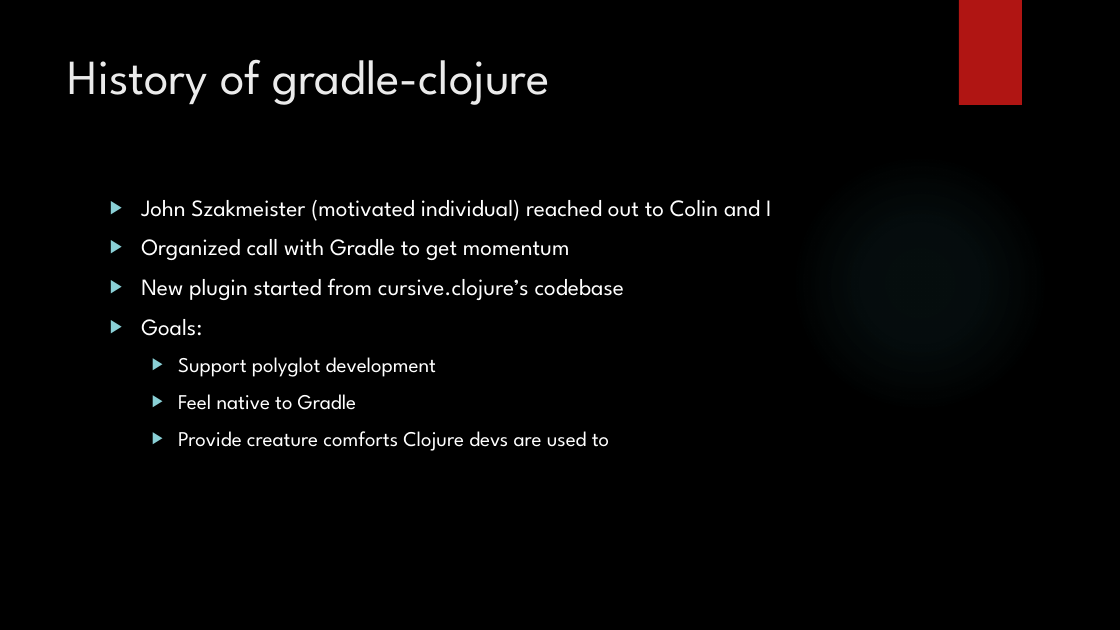
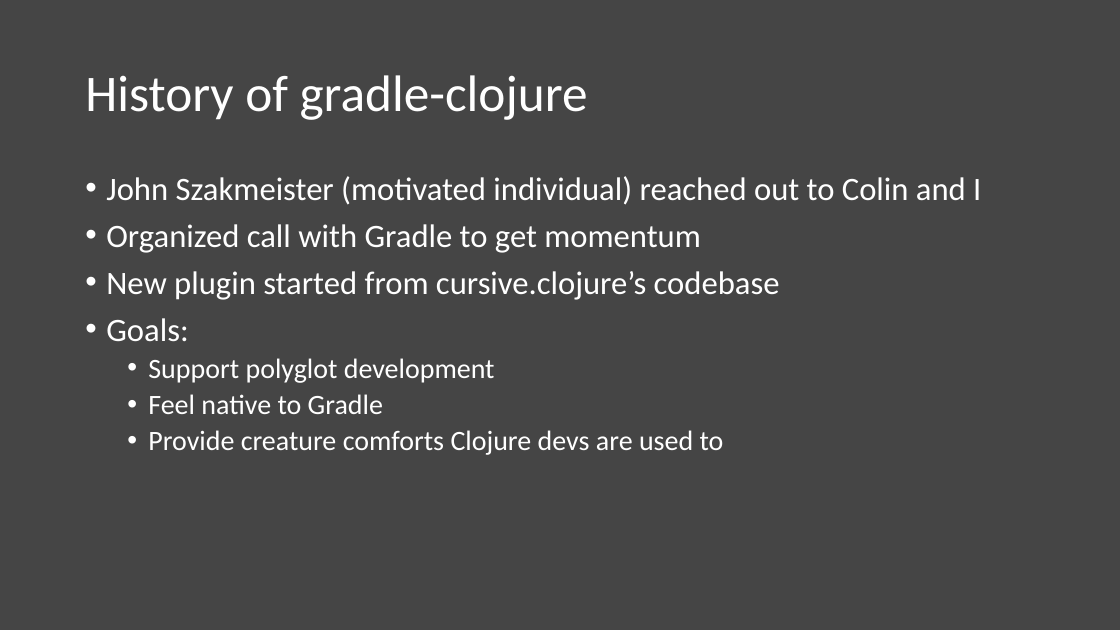
Before and after one commit to clojuremn/gradle-clojure-talk, a slide deck: slide 10 of gradle-clojure.pptx. Drawn at 1120x630 pixels with LibreOffice and Linux fonts; fonts in the diff are those of the drawing; background and template pictures are left out. Boxes give left, top, right and bottom in pixels: in the first picture for what was removed or moved away, otherwise in the second. Text is boxed around its words. In the diff, an @@ line names an element or a change of style, - is before the commit and + after.

Commit message:
theme change

```diff
--- a/gradle-clojure.pptx
+++ b/gradle-clojure.pptx
@@ background picture (left out) to #454545 @@
@@ rectangle removed at [959, 0, 1022, 105] @@
@@ title "History of gradle-clojure": place and size @@
-title "History of gradle-clojure" at [68, 59, 549, 105]
+title "History of gradle-clojure" at [85, 75, 588, 120]
@@ title "History of gradle-clojure" at [85, 75, 588, 120]: size 42 to 44 pt, font League Spartan to Calibri, text colour #EBEBEB to #FFFFFF; line spacing 1 to 0.9; vertical alignment top to middle @@
@@ text "John Szakmeister (motivated individual) reached ...": place and size @@
-text "John Szakmeister (motivated individual) reached ..." at [141, 200, 771, 451]
+text "John Szakmeister (motivated individual) reached ..." at [106, 176, 981, 455]
@@ text "John Szakmeister (motivated individual) reached ..." at [106, 176, 981, 455]: size 20 to 28 pt in "John Szakmeister (motivated individual) reached out to ...", "Organized call with Gradle to get momentum", "New plugin started from cursive.clojure’s codebase", "Goals:"; font League Spartan to Calibri; size 18 to 24 pt in "Support polyglot development", "Feel native to Gradle", "Provide creature comforts Clojure devs are used ..."; bullet ▶ to •; line spacing 1 to 0.9; less space between paragraphs @@
@@ ellipse removed at [791, 154, 1049, 413] @@
```
Also in this commit, not shown: 13 other slides changed.
